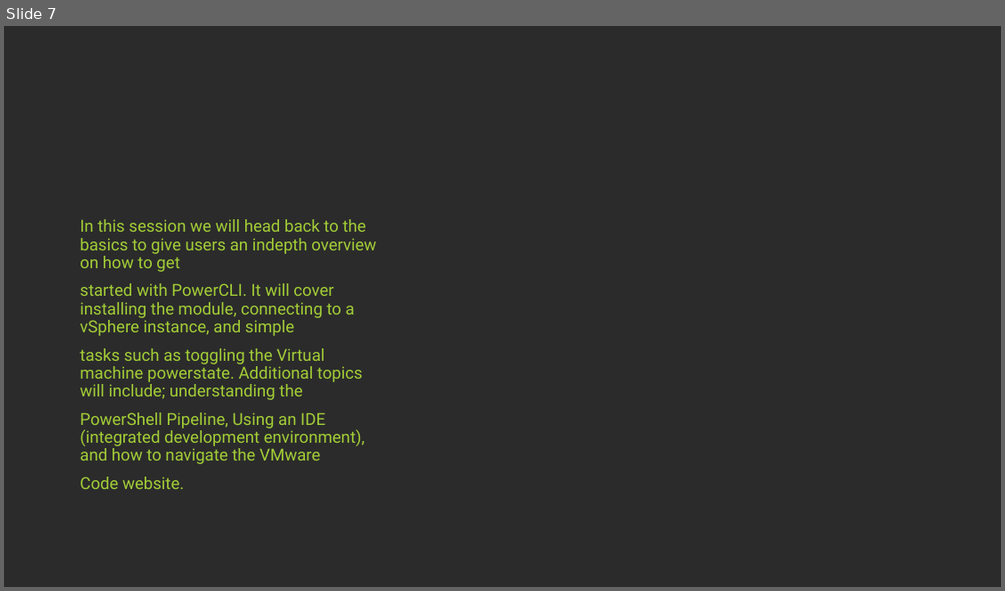
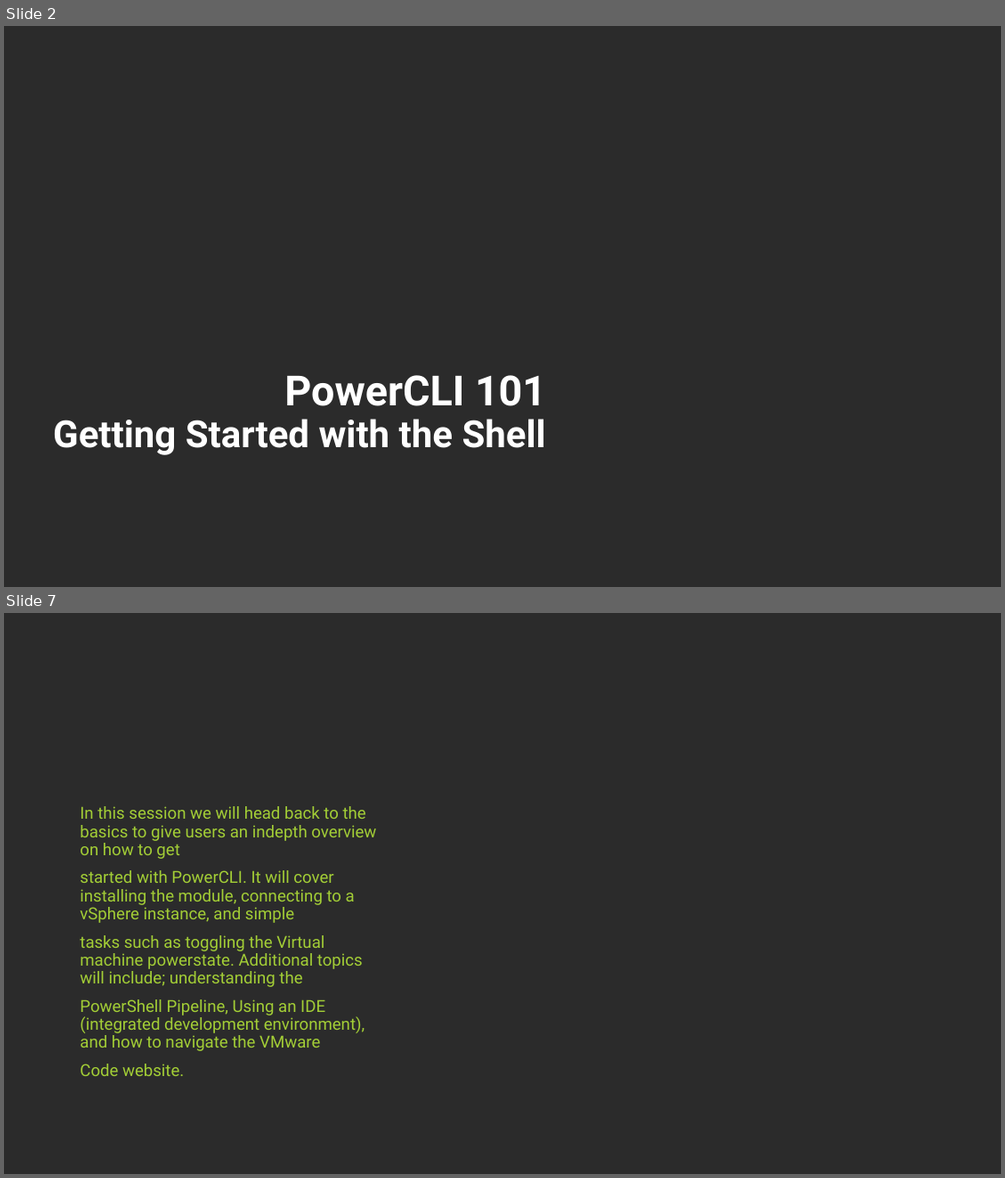
Before and after one commit to jpsider/Invoke-Automation, a slide deck: Powercli/PDX_VMUG_2023/UserCon-PPT-2023.pptx. Shown one above the other, each under a label of ours: slide 7 before the commit, slides 2 and 7 after it; the slides between them are not shown. The pictures are 1005x591 and 1005x1178 pixels, drawn with LibreOffice and Linux fonts; fonts in the diff are those of the drawing; background and template pictures are left out; a plain dark background stands for a picture behind light text. Boxes give left, top, right and bottom in pixels: in the first picture for what was removed or moved away, otherwise in the second. Text is boxed around its words. In the diff, an @@ line names an element or a change of style, - is before the commit and + after.

```diff
--- a/Powercli/PDX_VMUG_2023/UserCon-PPT-2023.pptx
+++ b/Powercli/PDX_VMUG_2023/UserCon-PPT-2023.pptx
@@ slide 2 added at (4, 26, 1001, 587), background picture (left out) @@
@@ title added at (53, 375, 546, 455), 36 pt, text #FFFFFF, bold @@
+PowerCLI 101
+Getting Started with the Shell
```
Also in this commit, not shown: 2 other slides added, 3 slides removed.
